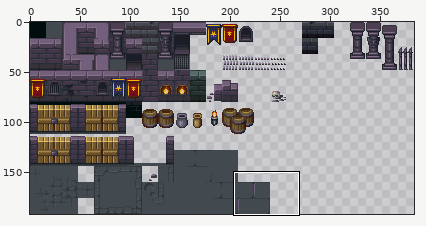
File history of a sprite sheet, MMOProject/sprites/dungeon_all/layers/ceb73596-9550-425f-8f56-83b3a452fb67/4b448a91-b819-4b1a-af20-ba8478ae0204.png. Above, an overview of the earlier version with the close-up marked.
Close-up. First the earlier version:
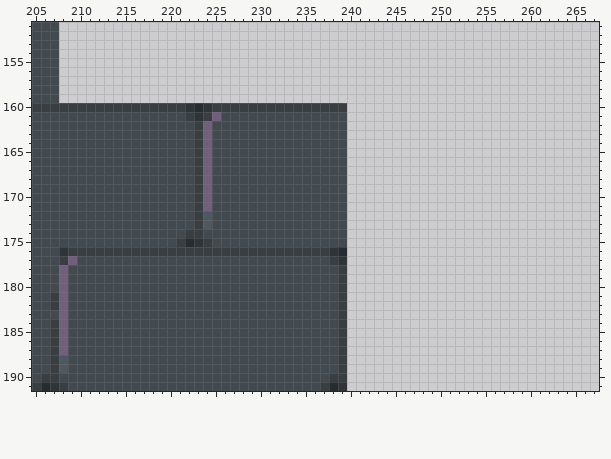
The file is 384x192 pixels. Colours within 5 levels of each other are drawn and written as one. Shown: x 205..267, y 151..191.
Once edited:
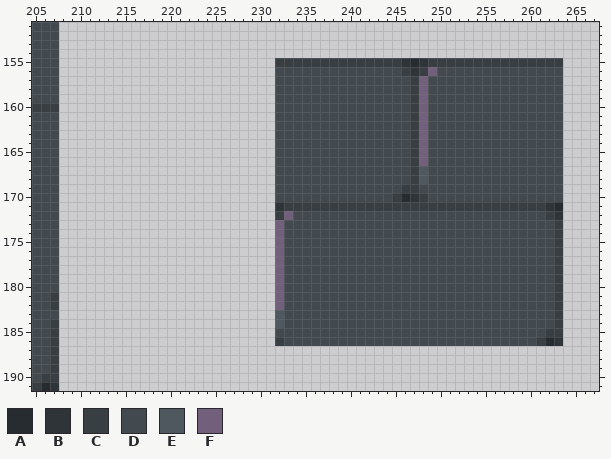
Palette (. is transparent): A #262c2f  B #2f3438  C #383e42  D #42494f  E #4f585e  F #715f7c
Difference:
@@ x 205..267 @@
 154 DDD............................................................
-155 DDD............................................................
-156 DDD............................................................
-157 DDD............................................................
-158 DDD............................................................
-159 DDD............................................................
-160 CCCCCCCCCCCCCCCCCBABCCCCCCCCCCCCCCC............................
-161 DDDDDDDDDDDDDDDDDCBCFDDDDDDDDDDDDDD............................
-162 DDDDDDDDDDDDDDDDDDCFDDDDDDDDDDDDDDD............................
-163 DDDDDDDDDDDDDDDDDDCFDDDDDDDDDDDDDDD............................
-164 DDDDDDDDDDDDDDDDDDCFDDDDDDDDDDDDDDD............................
-165 DDDDDDDDDDDDDDDDDDCFDDDDDDDDDDDDDDD............................
-166 DDDDDDDDDDDDDDDDDDCFDDDDDDDDDDDDDDD............................
-167 DDDDDDDDDDDDDDDDDDCFDDDDDDDDDDDDDDD............................
-168 DDDDDDDDDDDDDDDDDDCFDDDDDDDDDDDDDDD............................
-169 DDDDDDDDDDDDDDDDDDCFDDDDDDDDDDDDDDD............................
-170 DDDDDDDDDDDDDDDDDDCFDDDDDDDDDDDDDDD............................
-171 DDDDDDDDDDDDDDDDDDCFDDDDDDDDDDDDDDD............................
-172 DDDDDDDDDDDDDDDDDDCEDDDDDDDDDDDDDDD............................
-173 DDDDDDDDDDDDDDDDDDCEDDDDDDDDDDDDDDD............................
-174 DDDDDDDDDDDDDDDDDCCDDDDDDDDDDDDDDDD............................
-175 DDDDDDDDDDDDDDDDCABCDDDDDDDDDDDDDDD............................
-176 DDDBCCCCCCCCCCCCCCCCCCCCCCCCCCCCCBA............................
-177 DDDCFDDDDDDDDDDDDDDDDDDDDDDDDDDDDCB............................
-178 DDDFDDDDDDDDDDDDDDDDDDDDDDDDDDDDDDC............................
-179 DDDFDDDDDDDDDDDDDDDDDDDDDDDDDDDDDDC............................
-180 DDDFDDDDDDDDDDDDDDDDDDDDDDDDDDDDDDC............................
-181 DDCFDDDDDDDDDDDDDDDDDDDDDDDDDDDDDDC............................
-182 DDCFDDDDDDDDDDDDDDDDDDDDDDDDDDDDDDC............................
-183 DDDFDDDDDDDDDDDDDDDDDDDDDDDDDDDDDDC............................
-184 DDCFDDDDDDDDDDDDDDDDDDDDDDDDDDDDDDC............................
-185 DDCFDDDDDDDDDDDDDDDDDDDDDDDDDDDDDDC............................
-186 DDCFDDDDDDDDDDDDDDDDDDDDDDDDDDDDDDC............................
-187 DDCFDDDDDDDDDDDDDDDDDDDDDDDDDDDDDDC............................
-188 DDCEDDDDDDDDDDDDDDDDDDDDDDDDDDDDDDC............................
-189 DDCEDDDDDDDDDDDDDDDDDDDDDDDDDDDDDDC............................
-190 DCCDDDDDDDDDDDDDDDDDDDDDDDDDDDDDDCC............................
-191 CABCDDDDDDDDDDDDDDDDDDDDDDDDDDDDCAB............................
+155 DDD........................CCCCCCCCCCCCCCBABCCCCCCCCCCCCCCC....
+156 DDD........................DDDDDDDDDDDDDDCBCFDDDDDDDDDDDDDD....
+157 DDD........................DDDDDDDDDDDDDDDCFDDDDDDDDDDDDDDD....
+158 DDD........................DDDDDDDDDDDDDDDCFDDDDDDDDDDDDDDD....
+159 DDD........................DDDDDDDDDDDDDDDCFDDDDDDDDDDDDDDD....
+160 CCC........................DDDDDDDDDDDDDDDCFDDDDDDDDDDDDDDD....
+161 DDD........................DDDDDDDDDDDDDDDCFDDDDDDDDDDDDDDD....
+162 DDD........................DDDDDDDDDDDDDDDCFDDDDDDDDDDDDDDD....
+163 DDD........................DDDDDDDDDDDDDDDCFDDDDDDDDDDDDDDD....
+164 DDD........................DDDDDDDDDDDDDDDCFDDDDDDDDDDDDDDD....
+165 DDD........................DDDDDDDDDDDDDDDCFDDDDDDDDDDDDDDD....
+166 DDD........................DDDDDDDDDDDDDDDCFDDDDDDDDDDDDDDD....
+167 DDD........................DDDDDDDDDDDDDDDCEDDDDDDDDDDDDDDD....
+168 DDD........................DDDDDDDDDDDDDDDCEDDDDDDDDDDDDDDD....
+169 DDD........................DDDDDDDDDDDDDDCCDDDDDDDDDDDDDDDD....
+170 DDD........................DDDDDDDDDDDDDCABCDDDDDDDDDDDDDDD....
+171 DDD........................BCCCCCCCCCCCCCCCCCCCCCCCCCCCCCBA....
+172 DDD........................CFDDDDDDDDDDDDDDDDDDDDDDDDDDDDCB....
+173 DDD........................FDDDDDDDDDDDDDDDDDDDDDDDDDDDDDDC....
+174 DDD........................FDDDDDDDDDDDDDDDDDDDDDDDDDDDDDDC....
+175 DDD........................FDDDDDDDDDDDDDDDDDDDDDDDDDDDDDDC....
+176 DDD........................FDDDDDDDDDDDDDDDDDDDDDDDDDDDDDDC....
+177 DDD........................FDDDDDDDDDDDDDDDDDDDDDDDDDDDDDDC....
+178 DDD........................FDDDDDDDDDDDDDDDDDDDDDDDDDDDDDDC....
+179 DDD........................FDDDDDDDDDDDDDDDDDDDDDDDDDDDDDDC....
+180 DDD........................FDDDDDDDDDDDDDDDDDDDDDDDDDDDDDDC....
+181 DDC........................FDDDDDDDDDDDDDDDDDDDDDDDDDDDDDDC....
+182 DDC........................FDDDDDDDDDDDDDDDDDDDDDDDDDDDDDDC....
+183 DDD........................EDDDDDDDDDDDDDDDDDDDDDDDDDDDDDDC....
+184 DDC........................EDDDDDDDDDDDDDDDDDDDDDDDDDDDDDDC....
+185 DDC........................DDDDDDDDDDDDDDDDDDDDDDDDDDDDDDCC....
+186 DDC........................CDDDDDDDDDDDDDDDDDDDDDDDDDDDDCAB....
+187 DDC............................................................
+188 DDC............................................................
+189 DDC............................................................
+190 DCC............................................................
+191 CAB............................................................
Changed places in both close-ups, as pixel boxes (x1, y1, x2, y2):
changed: (59, 58, 563, 391)
